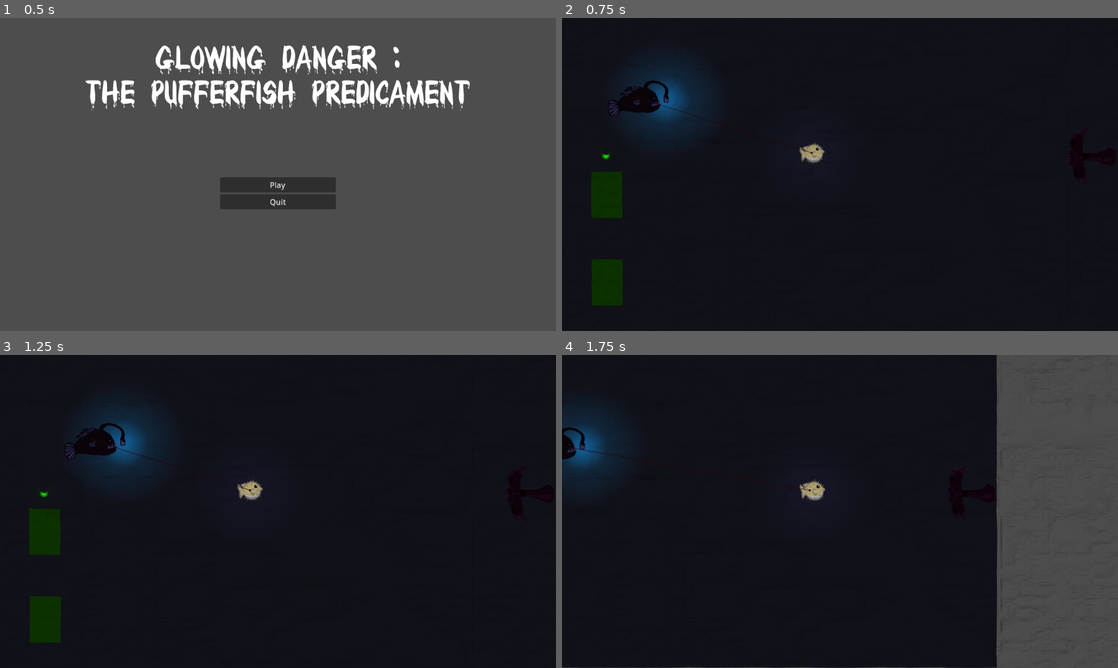
Above: before the commit, frames 1-4 (two rows, left to right).
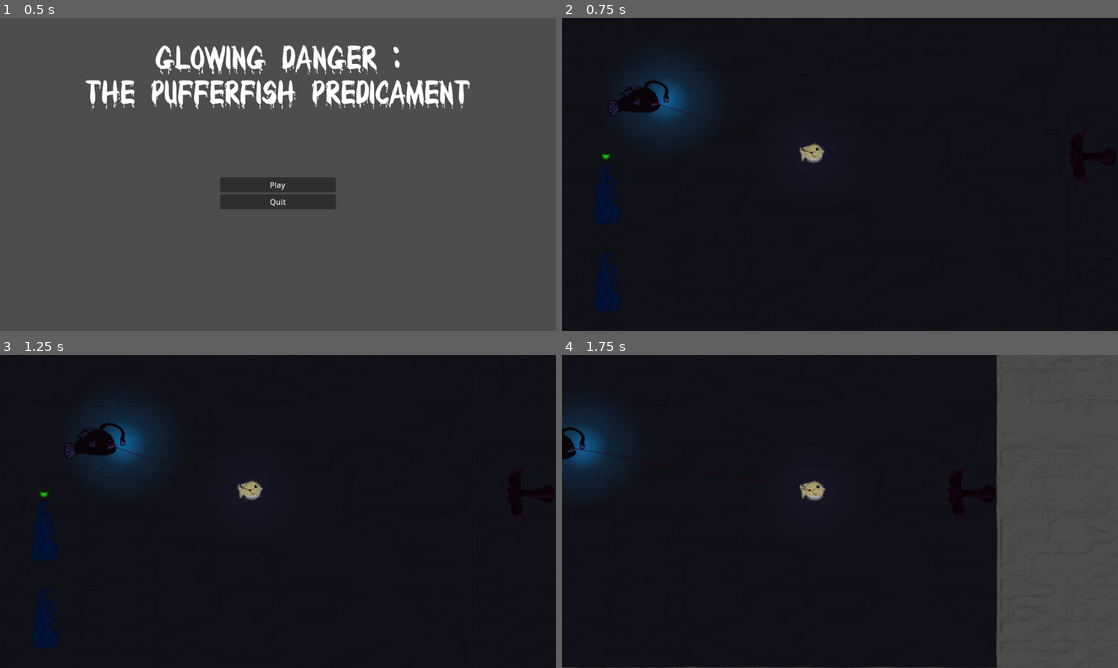
Above: after the commit, the same moments.

Repository: Chestrade/pixel-jam-2024
Game: Godot game, scene res://Scenes/main_menu.tscn
Same seed, same stepped clock (60 frames per second), same inputs: the game is played once before the commit and once after it.
Inputs (mouse positions are in pixels of both pictures, inside the frame that each line leads up to):
- Up to frame 1 (0.5 s): no input
- Up to frame 2 (0.75 s): click "Play" at 0.5 s
- Up to frame 3 (1.25 s): no input
- Up to frame 4 (1.75 s): move the mouse to (962, 495) at 1.27 s; hold Right (swim_right) from 1.28 s (still down); hold Shift (dash) from 1.28 s (still down)

Frame 1 is identical in both runs. In frame 2, 1.7% of the frame differs, in the area x 5-11%, y 47-94%; in frame 3, 1.7%; in frame 4, nothing differs.

Commit message:
DestructibleWall sprite added onto it, animation rework

Diff:
--- a/Environement/destructible_wall.tscn
+++ b/Environement/destructible_wall.tscn
@@ -1,37 +1,36 @@
-[gd_scene load_steps=4 format=3 uid="uid://owjknf6v06l"]
+[gd_scene load_steps=5 format=3 uid="uid://owjknf6v06l"]
 
 [ext_resource type="Script" path="res://Scripts/destructible_wall.gd" id="1_wilrf"]
+[ext_resource type="Texture2D" uid="uid://hhmjlv3ghl6l" path="res://Art/Tiles and Sprites/Environment elements/Destructible.png" id="2_7wgg5"]
 
 [sub_resource type="RectangleShape2D" id="RectangleShape2D_1m3q2"]
-size = Vector2(64, 96)
+size = Vector2(54, 124)
 
 [sub_resource type="RectangleShape2D" id="RectangleShape2D_n80j2"]
-size = Vector2(112, 144)
+size = Vector2(121, 148)
 
 [node name="DestructibleWall" type="StaticBody2D"]
 collision_mask = 15
 script = ExtResource("1_wilrf")
 
-[node name="ColorRect" type="ColorRect" parent="."]
-offset_right = 39.0
-offset_bottom = 41.0
-scale = Vector2(1.64, 2.34919)
-color = Color(0.25098, 1, 0, 1)
-
 [node name="CollisionShape2D" type="CollisionShape2D" parent="."]
 light_mask = 15
-position = Vector2(32, 48)
+position = Vector2(33, 46)
 shape = SubResource("RectangleShape2D_1m3q2")
 
 [node name="DamageArea" type="Area2D" parent="."]
 collision_mask = 8
 
 [node name="CollisionShape2D" type="CollisionShape2D" parent="DamageArea"]
-position = Vector2(32, 48)
+position = Vector2(32.5, 46)
 shape = SubResource("RectangleShape2D_n80j2")
 
 [node name="InvincibilityCooldown" type="Timer" parent="."]
 one_shot = true
 
+[node name="Sprite2D" type="Sprite2D" parent="."]
+position = Vector2(32, 44)
+texture = ExtResource("2_7wgg5")
+
 [connection signal="area_entered" from="DamageArea" to="." method="_on_damage_area_area_entered"]
 [connection signal="area_exited" from="DamageArea" to="." method="_on_damage_area_area_exited"]
